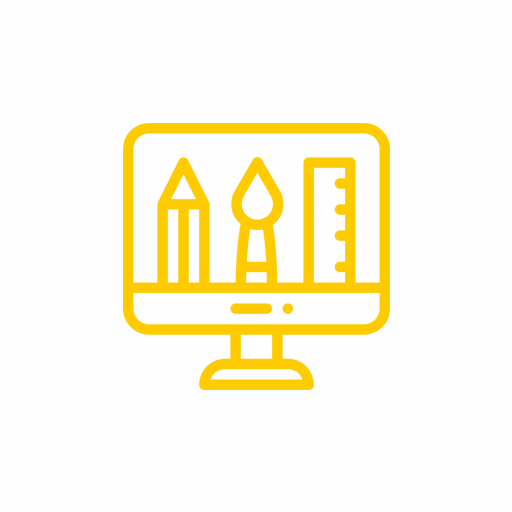
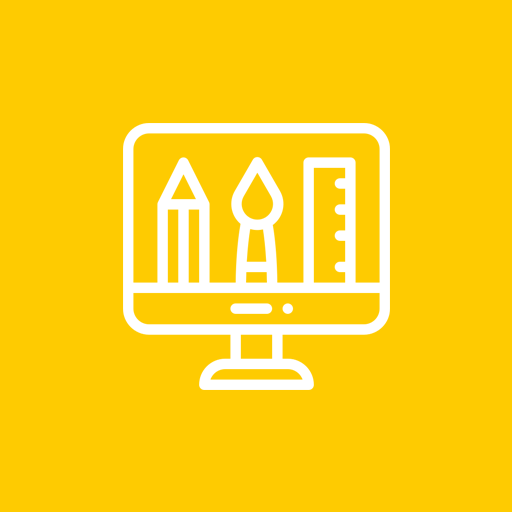
Revision of a layered 512x512 image; what changed, layer by layer:
painted on "Layer 2" over [0, 0, 512, 512]
